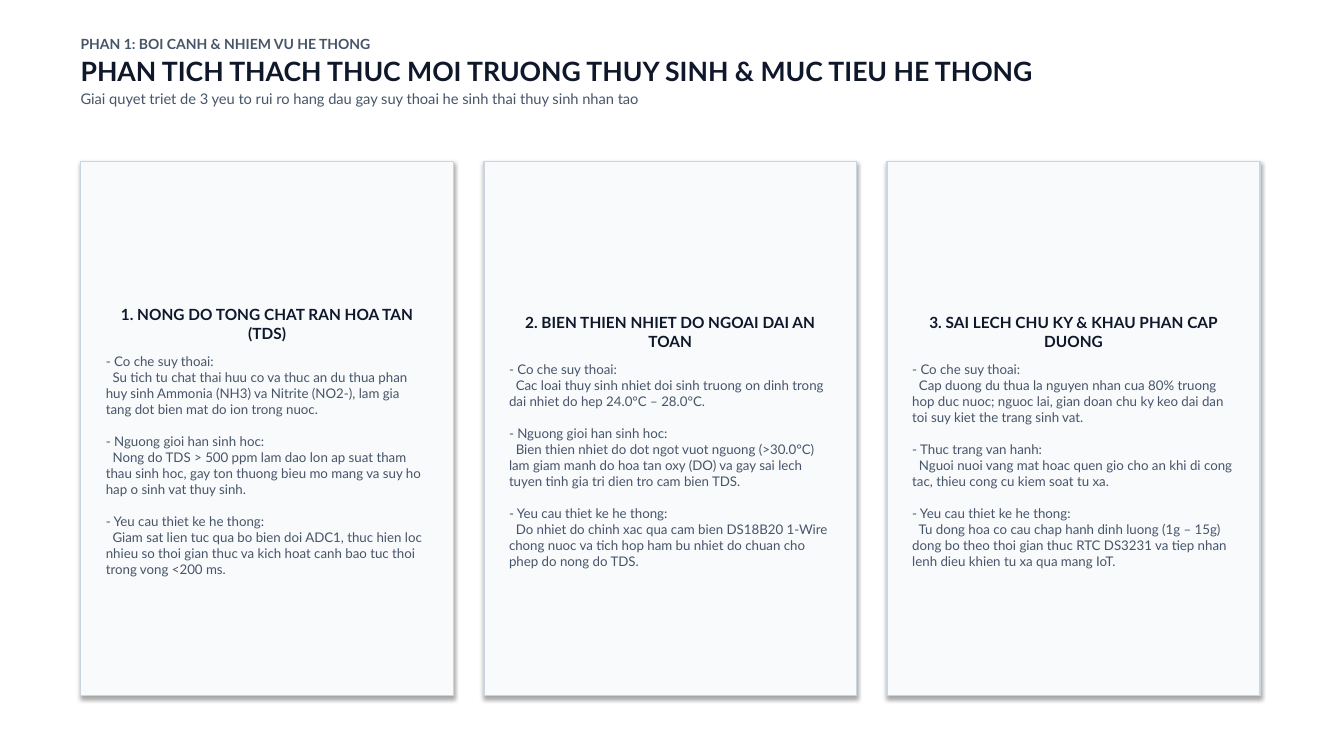
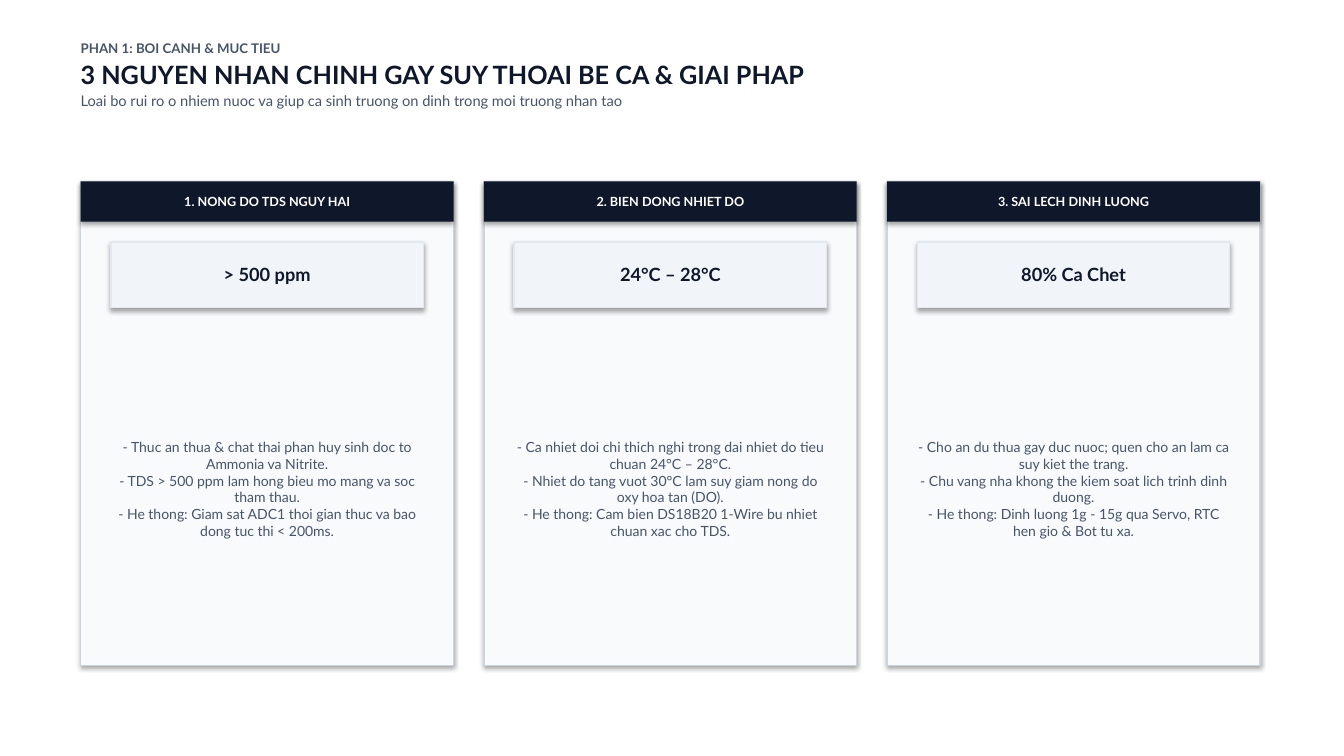
Before and after one commit to Nonne07/mcp201-aquatic-guardian, a slide deck: slide 2 of AQUATIC_GUARDIAN_SLIDES.pptx. Drawn at 1344x756 pixels with LibreOffice and Linux fonts; fonts in the diff are those of the drawing. Boxes give left, top, right and bottom in pixels: in the first picture for what was removed or moved away, otherwise in the second. Text is boxed around its words. In the diff, an @@ line names an element or a change of style, - is before the commit and + after.

```diff
--- a/AQUATIC_GUARDIAN_SLIDES.pptx
+++ b/AQUATIC_GUARDIAN_SLIDES.pptx
@@ text at [81, 43, 804, 109]: text changed; bold off @@
-PHAN 1: BOI CANH & NHIEM VU HE THONG
-PHAN TICH THACH THUC MOI TRUONG THUY SINH & MUC TIEU HE THONG
-Giai quyet triet de 3 yeu to rui ro hang dau gay suy thoai he sinh thai thuy sinh nhan tao
+PHAN 1: BOI CANH & MUC TIEU
+3 NGUYEN NHAN CHINH GAY SUY THOAI BE CA & GIAI PHAP
+Loai bo rui ro o nhiem nuoc va giup ca sinh truong on dinh trong moi truong nhan tao
@@ rectangle "- Thuc an thua & ...": place and size @@
-rectangle "- Thuc an thua & ..." at [81, 161, 454, 696]
+rectangle "- Thuc an thua & ..." at [81, 181, 454, 665]
@@ rectangle added at [81, 181, 454, 222], fill #0F172A, 9 pt, text #FFFFFF, bold @@
+1. NONG DO TDS NGUY HAI
@@ rectangle "- Ca nhiet doi chi ...": place and size @@
-rectangle "- Ca nhiet doi chi ..." at [484, 161, 857, 696]
+rectangle "- Ca nhiet doi chi ..." at [484, 181, 857, 665]
@@ rectangle added at [484, 181, 857, 222], fill #0F172A, 9 pt, text #FFFFFF, bold @@
+2. BIEN DONG NHIET DO
@@ rectangle "- Cho an du thua ...": place and size @@
-rectangle "- Cho an du thua ..." at [887, 161, 1260, 696]
+rectangle "- Cho an du thua ..." at [887, 181, 1260, 665]
@@ rectangle added at [887, 181, 1260, 222], fill #0F172A, 9 pt, text #FFFFFF, bold @@
+3. SAI LECH DINH LUONG
@@ rectangle added at [111, 242, 423, 308], fill #F1F5F9, outline #E2E8F0 1 pt, 13 pt, text #0F172A, bold @@
+> 500 ppm
@@ rectangle added at [514, 242, 827, 308], fill #F1F5F9, outline #E2E8F0 1 pt, 13 pt, text #0F172A, bold @@
+24°C – 28°C
@@ rectangle added at [918, 242, 1230, 308], fill #F1F5F9, outline #E2E8F0 1 pt, 13 pt, text #0F172A, bold @@
+80% Ca Chet
@@ text in rectangle at [127, 441, 416, 539]: text changed; size 9.5 to 10 pt @@
-1. NONG DO TONG CHAT RAN HOA TAN (TDS)
-- Co che suy thoai:
-Su tich tu chat thai huu co va thuc an du thua phan huy sinh Ammonia (NH3) va Nitrite (NO2-), lam gia tang dot bien mat do ion trong nuoc.
-- Nguong gioi han sinh hoc:
-Nong do TDS > 500 ppm lam dao lon ap suat tham thau sinh hoc, gay ton thuong bieu mo mang va suy ho hap o sinh vat thuy sinh.
-- Yeu cau thiet ke he thong:
-Giam sat lien tuc qua bo bien doi ADC1, thuc hien loc nhieu so thoi gian thuc va kich hoat canh bao tuc thoi trong vong <200 ms.
+- Thuc an thua & chat thai phan huy sinh doc to Ammonia va Nitrite.
+- TDS > 500 ppm lam hong bieu mo mang va soc tham thau.
+- He thong: Giam sat ADC1 thoi gian thuc va bao dong tuc thi < 200ms.
@@ text in rectangle at [526, 441, 824, 536]: text changed; size 9.5 to 10 pt @@
-2. BIEN THIEN NHIET DO NGOAI DAI AN TOAN
-- Co che suy thoai:
-Cac loai thuy sinh nhiet doi sinh truong on dinh trong dai nhiet do hep 24.0°C – 28.0°C.
-- Nguong gioi han sinh hoc:
-Bien thien nhiet do dot ngot vuot nguong (>30.0°C) lam giam manh do hoa tan oxy (DO) va gay sai lech tuyen tinh gia tri dien tro cam bien TDS.
-- Yeu cau thiet ke he thong:
-Do nhiet do chinh xac qua cam bien DS18B20 1-Wire chong nuoc va tich hop ham bu nhiet do chuan cho phep do nong do TDS.
+- Ca nhiet doi chi thich nghi trong dai nhiet do tieu chuan 24°C – 28°C.
+- Nhiet do tang vuot 30°C lam suy giam nong do oxy hoa tan (DO).
+- He thong: Cam bien DS18B20 1-Wire bu nhiet chuan xac cho TDS.
@@ text in rectangle at [927, 441, 1230, 539]: text changed; size 9.5 to 10 pt @@
-3. SAI LECH CHU KY & KHAU PHAN CAP DUONG
-- Co che suy thoai:
-Cap duong du thua la nguyen nhan cua 80% truong hop duc nuoc; nguoc lai, gian doan chu ky keo dai dan toi suy kiet the trang sinh vat.
-- Thuc trang van hanh:
-Nguoi nuoi vang mat hoac quen gio cho an khi di cong tac, thieu cong cu kiem soat tu xa.
-- Yeu cau thiet ke he thong:
-Tu dong hoa co cau chap hanh dinh luong (1g – 15g) dong bo theo thoi gian thuc RTC DS3231 va tiep nhan lenh dieu khien tu xa qua mang IoT.
+- Cho an du thua gay duc nuoc; quen cho an lam ca suy kiet the trang.
+- Chu vang nha khong the kiem soat lich trinh dinh duong.
+- He thong: Dinh luong 1g - 15g qua Servo, RTC hen gio & Bot tu xa.
```
Also in this commit, not shown: 12 other slides changed, 1 other file.
